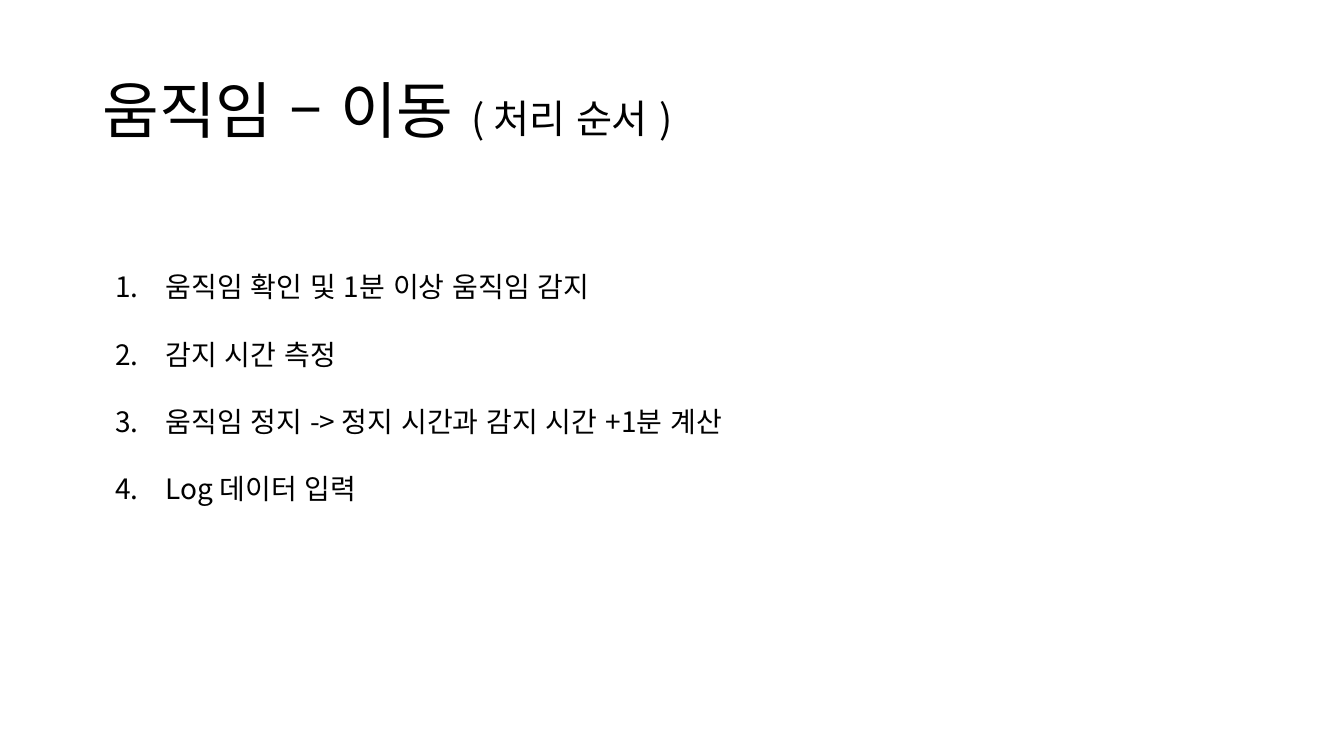
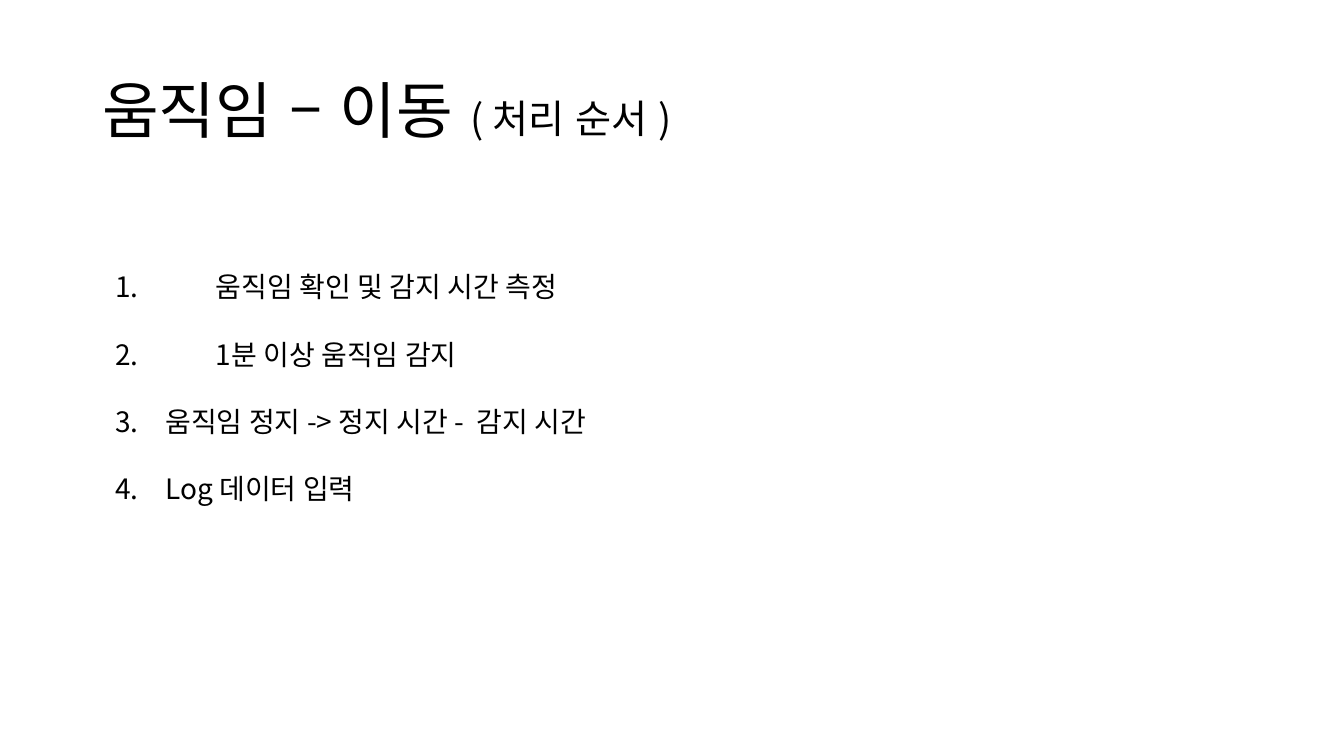
Before and after one commit to munu2635/personal, a slide deck: slide 14 of team7_msp2018_project.pptx. Drawn at 1344x756 pixels with LibreOffice and Linux fonts; fonts in the diff are those of the drawing. Boxes give left, top, right and bottom in pixels: in the first picture for what was removed or moved away, otherwise in the second. Text is boxed around its words. In the diff, an @@ line names an element or a change of style, - is before the commit and + after.

```diff
--- a/team7_msp2018_project.pptx
+++ b/team7_msp2018_project.pptx
@@ text at [115,273,587,435]: text changed @@
-1. 움직임 확인 및 1분 이상 움직임 감지
-2. 감지 시간 측정
-3. 움직임 정지 -> 정지 시간과 감지 시간 +1분 계산
+1. 움직임 확인 및 감지 시간 측정
+2. 1분 이상 움직임 감지
+3. 움직임 정지 -> 정지 시간 - 감지 시간
```
Also in this commit, not shown: 14 other slides changed.
